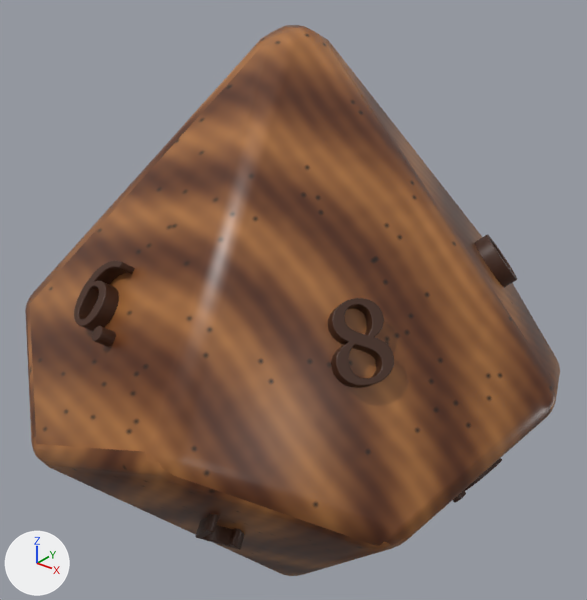
The glTF model dice-game/assets/D10.glb: old version first, new version second.
Before and after are seen from a 50 mm camera at (1.62, -2.03, 1.41) aimed at (-0.04, 0.05, 0.13). Arrows for +X, +Y and +Z are at lower left; the lights stay in place. The picture after the commit comes second. Vertices at exactly the same position are counted once.

The first picture shows 'D10_BODY_WITH_INLAY'.
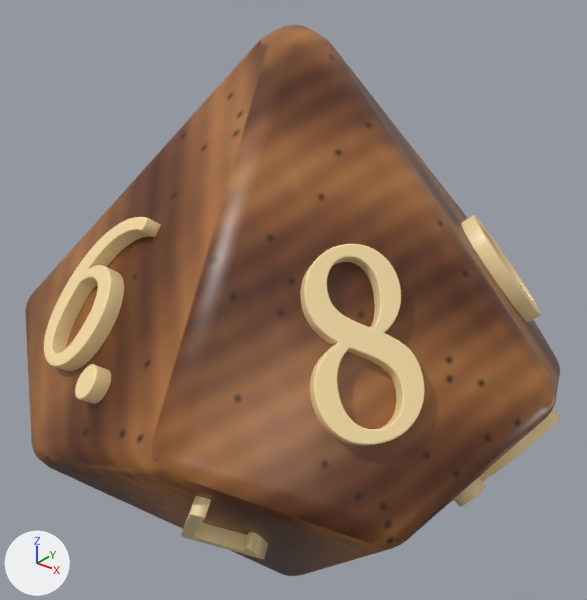
Pixel boxes [x1, y1, x2, y2] of what changed, in the pictures (587 x 600 px; the box of a moved part takes in the faces that stretch with it):
```json
{"part": 1, "of": "me_d10_body_mesh", "change": "moved or reshaped", "before": [475, 235, 517, 288], "after": [461, 215, 541, 323]}
{"part": 2, "of": "me_d10_body_mesh", "change": "moved or reshaped", "before": [92, 326, 116, 347], "after": [75, 364, 111, 404]}
{"part": 3, "of": "me_d10_body_mesh", "change": "moved or reshaped", "before": [74, 260, 135, 331], "after": [44, 217, 161, 371]}
{"part": 4, "of": "me_d10_body_mesh", "change": "moved or reshaped", "before": [195, 513, 245, 550], "after": [181, 496, 268, 559]}
{"part": 5, "of": "me_d10_body_mesh", "change": "moved or reshaped", "before": [328, 298, 394, 388], "after": [300, 244, 425, 446]}
{"part": 6, "of": "me_d10_body_mesh", "change": "moved or reshaped", "before": [453, 490, 466, 503], "after": [454, 477, 486, 506]}
{"part": 7, "of": "me_d10_body_mesh", "change": "moved or reshaped", "before": [464, 458, 502, 491], "after": [450, 409, 560, 503]}
{"part": 8, "of": "me_d10_body_mesh", "change": "surface changed", "before": [27, 25, 560, 576], "after": [27, 25, 560, 576]}
{"part": 9, "of": "me_d10_body_mesh", "change": "recoloured", "before": [74, 235, 517, 550], "after": [44, 215, 560, 559]}
```

Scene script edits in JSON lines:
```json
{"op": "add", "block": "mat_mat_d10_light_wood_numbers", "code": ["mat_mat_d10_light_wood_numbers = principled_material('MAT_D10_LIGHT_WOOD_NUMBERS')", "mat_mat_d10_light_wood_numbers.base_color = (0.96, 0.74, 0.38)  # beige #fadfa6", "mat_mat_d10_light_wood_numbers.roughness = 0.38"]}
{"block": "me_d10_body_mesh", "where": "me_d10_body_mesh.from_pydata(...)  # 25136 vertices, 50244 faces; spans x -0.96..0.96, y -0.92..0.92, z -1.08..1.08"}
{"block": "me_d10_body_mesh", "where": "# used by ob_d10_body_with_inlay; location = (0.0, 0.0, 0.0)"}
{"block": "me_d10_body_mesh", "change": "me_d10_body_mesh part 1: the loose piece of 2304 vertices spanning x 0.45..0.64, y 0.3..0.49, z 0.2..0.41 is multiplied about its middle by the matrix ((1.631, -0.19, -0.507), (-0.19, 1.755, -0.369), (-0.507, -0.369, 1.831)), then moved by (0.02, 0.01, -0.03)"}
{"block": "me_d10_body_mesh", "change": "me_d10_body_mesh part 2: the loose piece of 768 vertices spanning x -0.17..-0.1, y -0.76..-0.66, z 0.21..0.3 is multiplied about its middle by the matrix ((1.819, -0.112, 0.187), (-0.112, 1.512, 0.574), (0.187, 0.574, 1.8)), then moved by (0.05, -0.1, -0.1)"}
{"block": "me_d10_body_mesh", "change": "me_d10_body_mesh part 3: the loose piece of 2512 vertices spanning x -0.34..-0.16, y -0.72..-0.52, z 0.2..0.45 is multiplied about its middle by the matrix ((1.856, -0.118, 0.193), (-0.118, 1.533, 0.598), (0.194, 0.598, 1.832)), then moved by (-0.04, 0.01, -0.01)"}
{"block": "me_d10_body_mesh", "change": "me_d10_body_mesh part 4: the loose piece of 448 vertices spanning x 0.1..0.3, y -0.75..-0.53, z -0.4..-0.16 is multiplied about its middle by the matrix ((1.864, 0.122, 0.192), (0.12, 1.534, -0.599), (0.195, -0.598, 1.833)), then moved by (0.0, -0.04, 0.05)"}
{"block": "me_d10_body_mesh", "change": "me_d10_body_mesh part 5: the loose piece of 3264 vertices spanning x 0.42..0.65, y -0.5..-0.28, z 0.2..0.45 is multiplied about its middle by the matrix ((1.634, 0.19, -0.509), (0.191, 1.757, 0.37), (-0.509, 0.37, 1.834))"}
{"block": "me_d10_body_mesh", "change": "me_d10_body_mesh part 6: the loose piece of 768 vertices spanning x 0.66..0.76, y -0.12..-0.07, z -0.3..-0.21 is multiplied about its middle by the matrix ((1.475, 0.0, 0.604), (0.0, 1.855, 0.0), (0.604, 0.0, 1.8)), then moved by (0.07, -0.08, 0.1)"}
{"block": "me_d10_body_mesh", "change": "me_d10_body_mesh part 7: the loose piece of 2512 vertices spanning x 0.58..0.8, y -0.03..0.12, z -0.41..-0.16 is multiplied about its middle by the matrix ((1.495, 0.0, 0.629), (0.0, 1.898, 0.0), (0.629, -0.001, 1.833)), then moved by (0.04, 0.04, 0.06)"}
{"block": "me_d10_body_mesh", "change": "me_d10_body_mesh part 8: 49747 kept faces spanning x -0.96..0.96, y -0.92..0.92, z -1.08..1.08 get new texture (UV) coordinates"}
{"block": "me_d10_body_mesh", "change": "me_d10_body_mesh part 9: 49476 faces spanning x -0.93..0.94, y -0.87..0.86, z -0.47..0.57 switch from mat_mat_d10_engrave (brown #422414) to mat_mat_d10_light_wood_numbers (beige #fadfa6)"}
```
